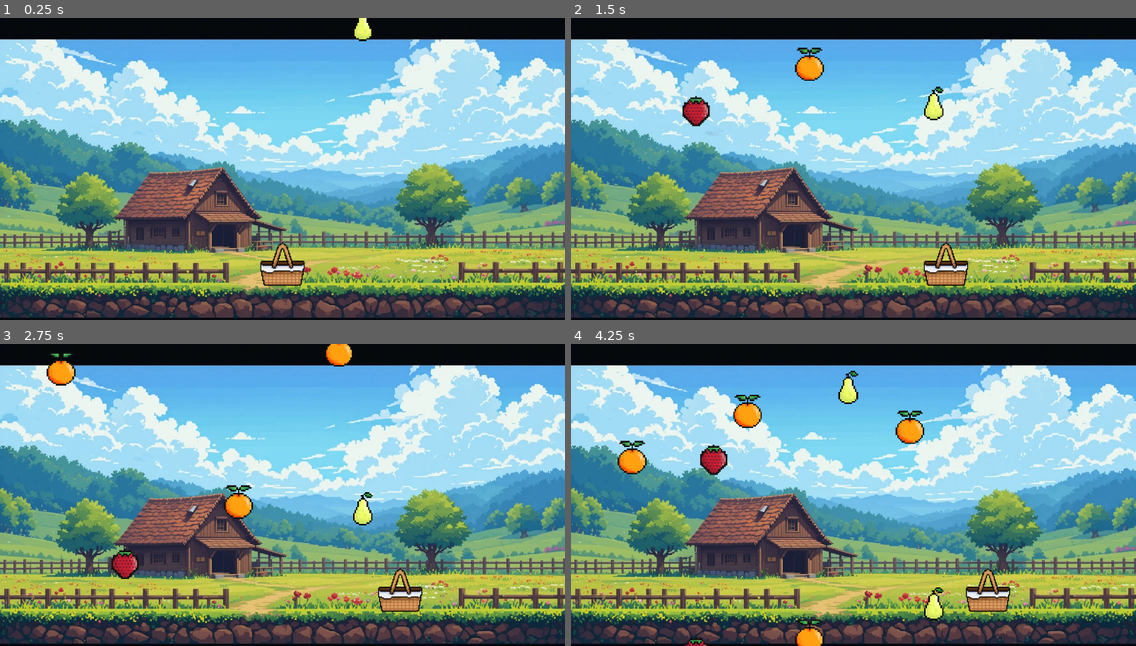
Above: before the commit, frames 1-4 (two rows, left to right).
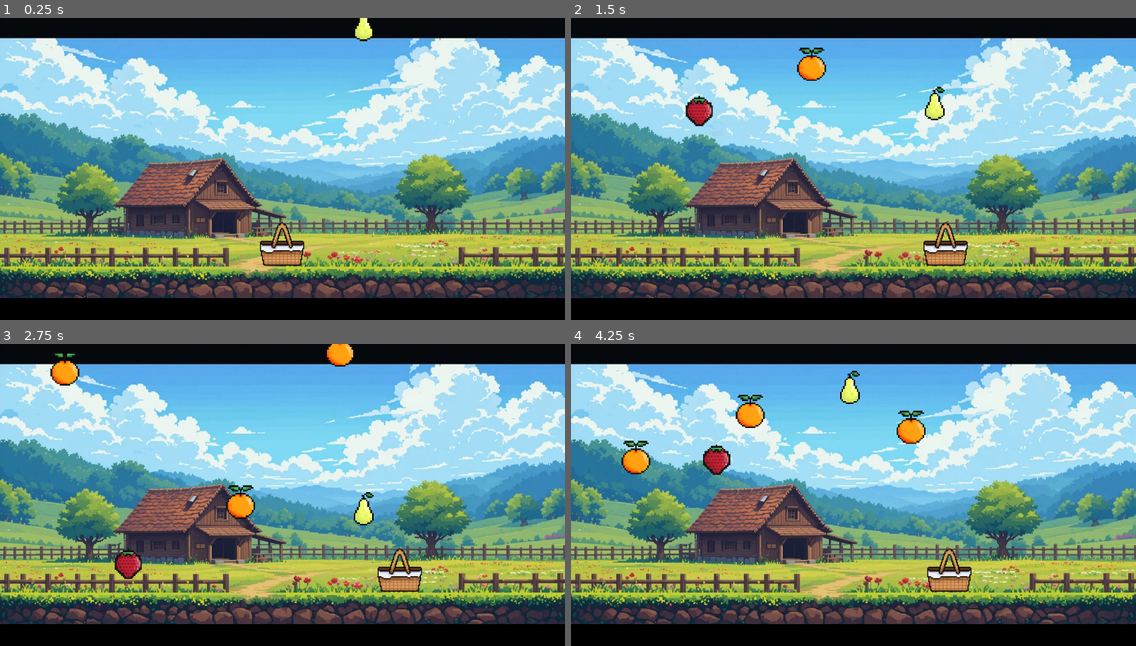
Above: after the commit, the same moments.

Repository: DevCadion/Projeto-Game-Collectors
Game: Godot game, scene res://scens/game.tscn
Two runs of this game, one before a commit and one after it. Both use one fixed random seed, a clock stepped at 60 frames per second and the inputs below. This scene is started directly instead of the project's main scene.
Inputs:
- Up to frame 1 (0.25 s): no input
- Up to frame 2 (1.5 s): hold D (right) 0.53-1.28 s; hold A (left) from 1.28 s (still down)
- Up to frame 3 (2.75 s): release A (left) at 2.03 s; hold D (right) from 2.03 s (still down)
- Up to frame 4 (4.25 s): release D (right) at 3.53 s; hold A (left) from 3.53 s (still down)

The runs differ from the first frame. In frame 1, 54% of the frame differs, in the area x 0-100%, y 0-100%; in frame 2, 55%; in frame 3, 54%; in frame 4, 55%, in the area x 0-100%, y 6-100%.

Commit message:
Corrigido espaços do player e caida das frutas

Diff:
--- a/project.godot
+++ b/project.godot
@@ -11,7 +11,7 @@
 [application]
 
 config/name="Collectors"
-run/main_scene="uid://w45lcjgfc5cc"
+run/main_scene="uid://dmwtjcjr21abp"
 config/features=PackedStringArray("4.4", "Mobile")
 
 [display]
--- a/scens/game.tscn
+++ b/scens/game.tscn
@@ -10,6 +10,7 @@
 script = ExtResource("1_ulfje")
 
 [node name="Sprite2D" type="Sprite2D" parent="."]
+scale = Vector2(1, 0.938802)
 texture = ExtResource("1_7lg5d")
 centered = false
 
@@ -25,7 +26,7 @@
 position = Vector2(608, -143)
 
 [node name="Pos-4" type="Marker2D" parent="Positions"]
-position = Vector2(165, -22)
+position = Vector2(160, -22)
 
 [node name="Pos-5" type="Marker2D" parent="Positions"]
 position = Vector2(448, -227)
@@ -46,7 +47,7 @@
 position = Vector2(257, -173)
 
 [node name="player" parent="." instance=ExtResource("3_xahwf")]
-position = Vector2(672, 595)
+position = Vector2(671, 547)
 
 [node name="score" type="RichTextLabel" parent="."]
 offset_left = 1125.0
@@ -58,7 +59,7 @@
 tab_size = 8
 
 [node name="ColorRect" type="ColorRect" parent="."]
-offset_top = 722.0
+offset_top = 668.0
 offset_right = 1344.0
-offset_bottom = 762.0
+offset_bottom = 721.0
 color = Color(0, 0, 0, 1)
--- a/scens/player.tscn
+++ b/scens/player.tscn
@@ -3,7 +3,7 @@
 [ext_resource type="Texture2D" uid="uid://csk55xnjmhry8" path="res://sprites/player.png" id="1_4flbx"]
 
 [sub_resource type="RectangleShape2D" id="RectangleShape2D_4flbx"]
-size = Vector2(49, 30)
+size = Vector2(51, 30)
 
 [node name="player" type="Area2D"]
 scale = Vector2(2, 2)
--- a/scripts/game.gd
+++ b/scripts/game.gd
@@ -44,13 +44,13 @@
 	var direction = Input.get_action_strength("right") - Input.get_action_strength("left")
 	if direction != 0:
 		$player.position.x += direction * pl_speed * delta
-	$player.position.x = clamp($player.position.x, 50, 1290)
+	$player.position.x = clamp($player.position.x, 55, 1180)
 
 
 func fruits_spawn():
 	var fruits_rnd = fruits[randi() %5]
 	fruits_inst = fruits_rnd.instantiate()
-	fruits_inst.position = Vector2(randf_range(30, 1100),-10)
+	fruits_inst.position = Vector2(randf_range(40, 1100), -10)
 	fruits_inst.speed = randi_range(min_speed, max_speed)
 	add_child(fruits_inst, true)
 	pass
--- a/scripts/grape.gd
+++ b/scripts/grape.gd
@@ -5,7 +5,7 @@
 func _physics_process(delta):
 	self.position.y += speed * delta
 
-	if self.position.y >= 768:
+	if self.position.y >= 662:
 		queue_free()
 
 
--- a/scripts/morango.gd
+++ b/scripts/morango.gd
@@ -6,7 +6,7 @@
 func _physics_process(delta):
 	self.position.y += speed * delta
 
-	if self.position.y >= 768:
+	if self.position.y >= 662:
 		queue_free()
 
 func _on_morango_area_entered(area: Area2D) -> void:
--- a/scripts/orange.gd
+++ b/scripts/orange.gd
@@ -5,7 +5,7 @@
 func _physics_process(delta):
 	self.position.y += speed * delta
 
-	if self.position.y >= 768:
+	if self.position.y >= 662:
 		queue_free()
 
 
--- a/scripts/pear.gd
+++ b/scripts/pear.gd
@@ -5,7 +5,7 @@
 func _physics_process(delta):
 	self.position.y += speed * delta
 
-	if self.position.y >= 768:
+	if self.position.y >= 662:
 		queue_free()
 
 
--- a/scripts/pineapple.gd
+++ b/scripts/pineapple.gd
@@ -4,7 +4,7 @@
 
 func _physics_process(delta):
 	self.position.y += speed * delta
-	if self.position.y >= 768:
+	if self.position.y >= 662:
 		queue_free()
 
 
